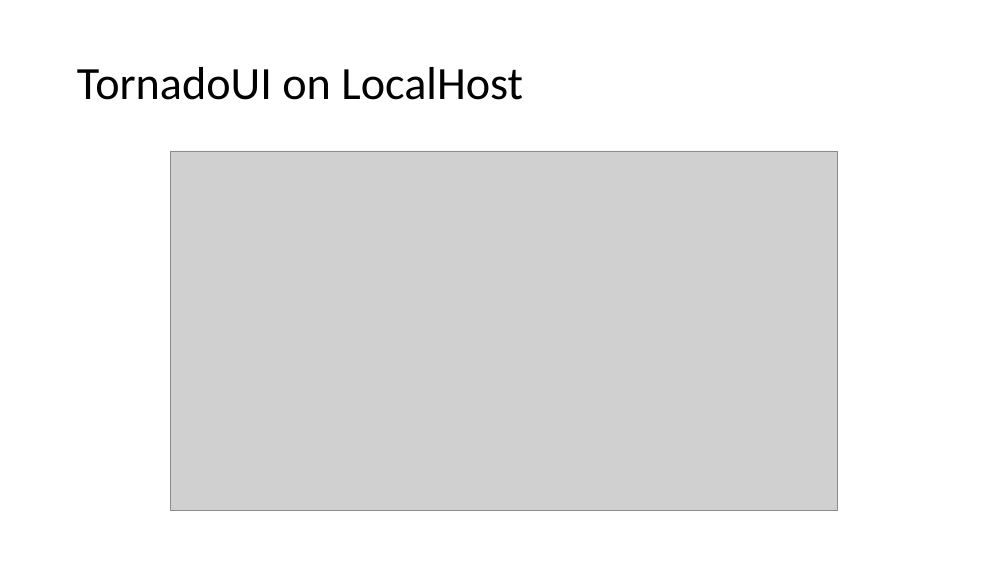
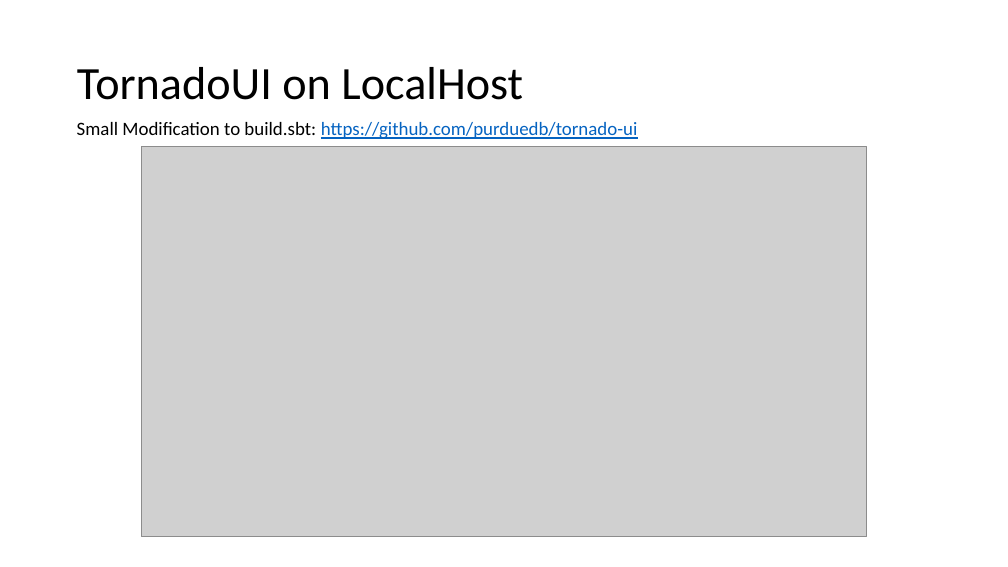
Before and after one commit to PeytonNP/cs490, a slide deck: slide 4 of FinalPresentation.pptx. Drawn at 1008x567 pixels with LibreOffice and Linux fonts; fonts in the diff are those of the drawing; grey boxes stand for pictures. Boxes give left, top, right and bottom in pixels: in the first picture for what was removed or moved away, otherwise in the second. Text is boxed around its words. In the diff, an @@ line names an element or a change of style, - is before the commit and + after.

```diff
--- a/FinalPresentation.pptx
+++ b/FinalPresentation.pptx
@@ text added at (77,122,638,139), 18 pt, text #0563C1, underline @@
+Small Modification to build.sbt: https://github.com/purduedb/tornado-ui
@@ picture: place and size @@
-picture at (170,151,838,511)
+picture at (141,146,867,537)
```
Also in this commit, not shown: 2 other slides changed, 5 slides added, 2 other files.
